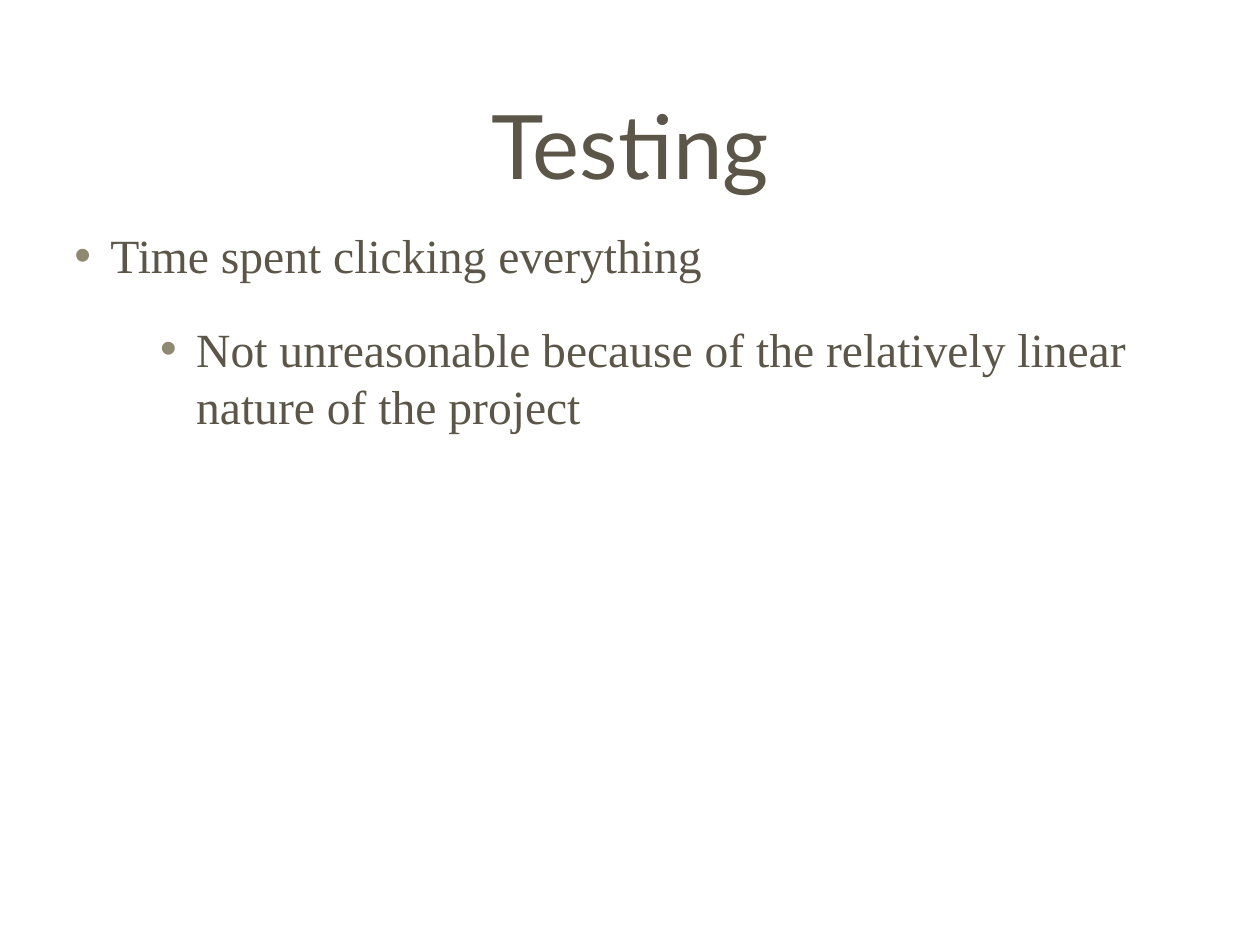
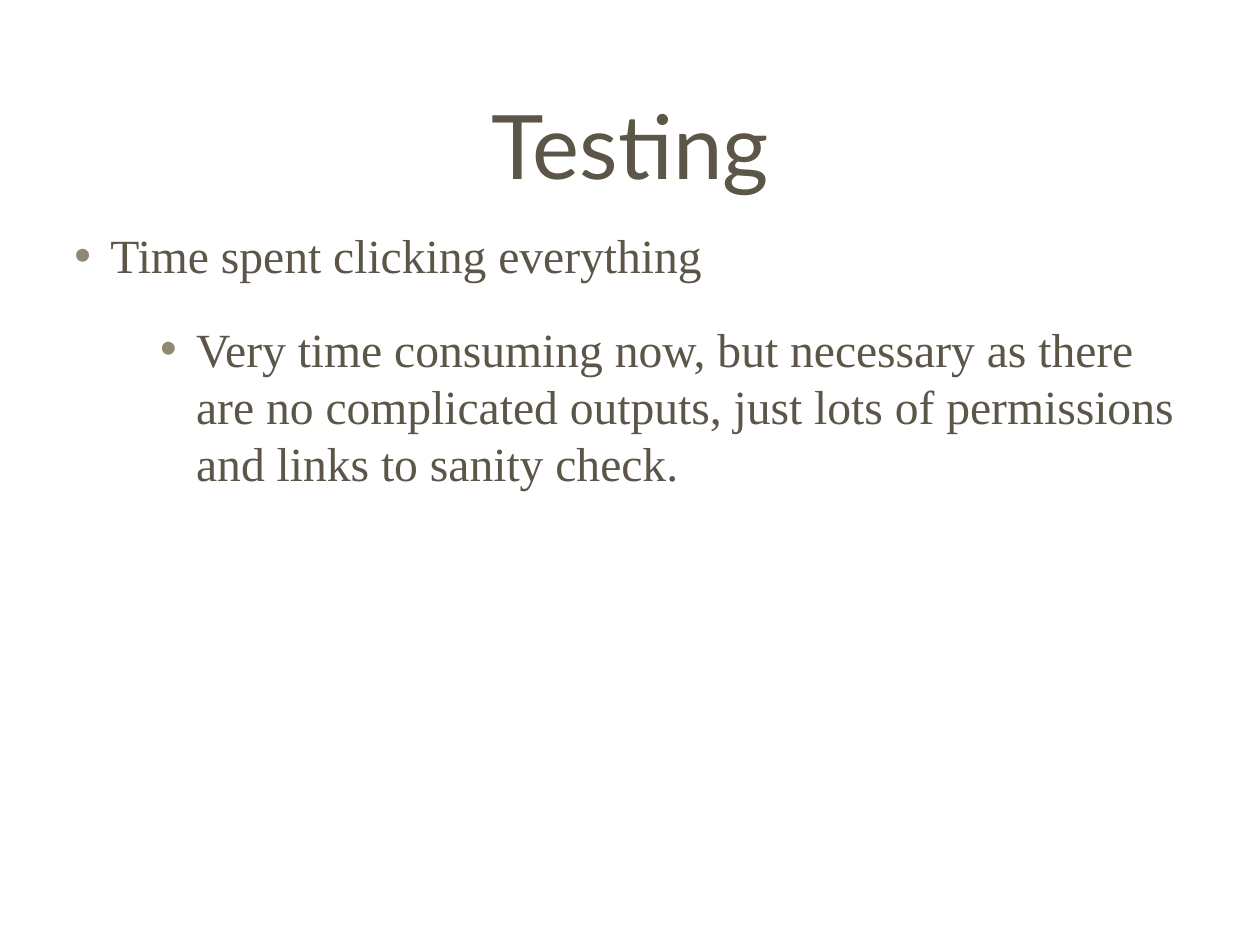
Before and after one commit to Letractively/company-management-system, a slide deck: slide 11 of src/Docs/Milestone04.ppt. Drawn at 1260x945 pixels with LibreOffice and Linux fonts; fonts in the diff are those of the drawing; background and template pictures are left out. Boxes give left, top, right and bottom in pixels: in the first picture for what was removed or moved away, otherwise in the second. Text is boxed around its words. In the diff, an @@ line names an element or a change of style, - is before the commit and + after.

```diff
--- a/src/Docs/Milestone04.ppt
+++ b/src/Docs/Milestone04.ppt
@@ text at [196, 334, 1173, 491]: text changed @@
-    • Not unreasonable because of the relatively linear nature of the project
+    • Very time consuming now, but necessary as there are no complicated outputs, just lots of permissions and links to sanity check.
```
Also in this commit, not shown: 3 other slides changed.
